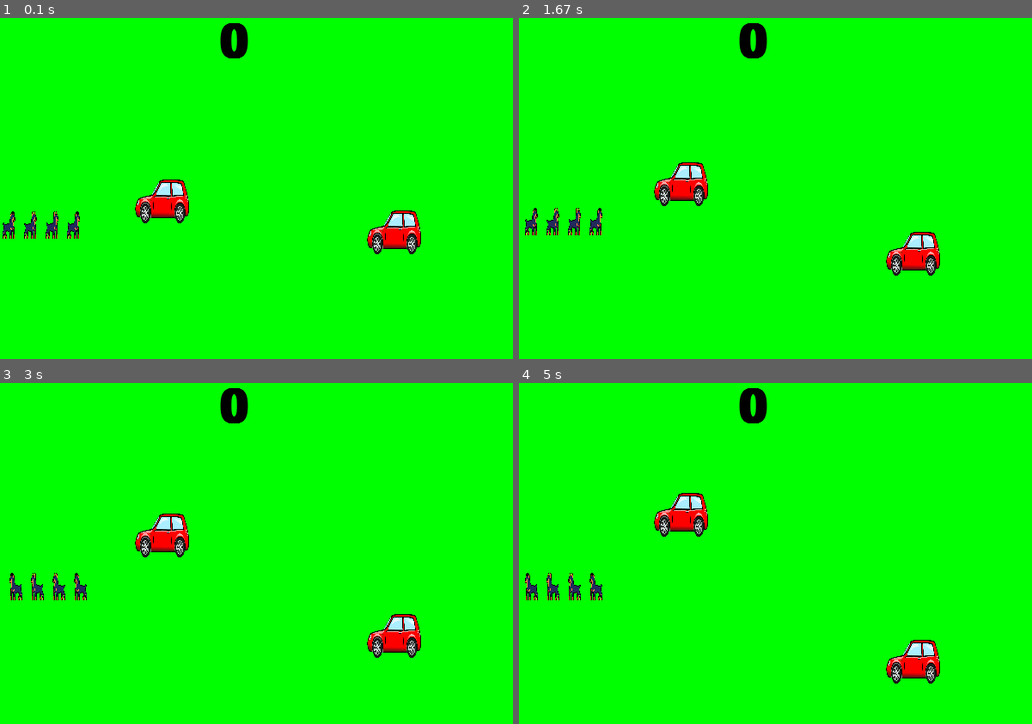
Above: before the commit, frames 1-4 (two rows, left to right).
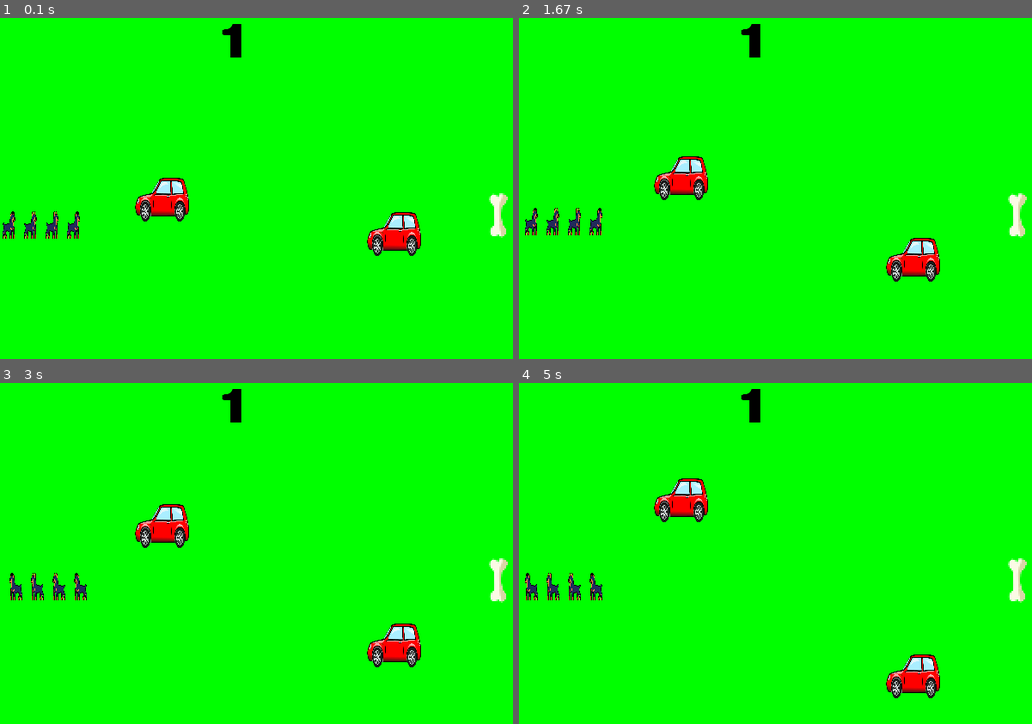
Above: after the commit, the same moments.

Repository: baby-sal/dogtective
Game: pygame game, started from Pygame_ideas/crossy_roads.py
The game is run twice, just before and just after one commit, with the same random seed, the same clock (stepped at 60 frames per second) and the same inputs.
Inputs:
- Up to frame 1 (0.1 s): no input
- Up to frame 2 (1.67 s): hold Right 0.33-0.8 s; hold Up 0.83-1.38 s; hold Right from 1.42 s (still down)
- Up to frame 3 (3 s): release Right at 2.05 s; hold Left 2.08-2.75 s; hold Down from 2.78 s (still down)
- Up to frame 4 (5 s): release Down at 3.47 s; hold Left 3.5-4.2 s; hold Up 4.23-4.93 s; hold Right from 4.97 s (still down)

The runs differ from the first frame. In frame 1, 1.8% of the frame differs, in the area x 26-99%, y 1-70%; in frame 2, 2.5%; in frame 3, 2.9%; in frame 4, 3.4%, in the area x 26-99%, y 1-93%.

Commit message:
drew and updated flag so it shows on both sides of the game screen

Diff:
--- a/Pygame_ideas/crossy_roads.py
+++ b/Pygame_ideas/crossy_roads.py
@@ -147,13 +147,17 @@
 
         if self.number == 1:
             self.image = p.image.load('../Pygame_ideas/src/Bone.png').convert_alpha()#update name once image loaded
-            self.visible = False #invisible until white flag is touched
+            self.visible = True #shows as visible
             self.x = 50
+            self.width = 100
+            self.height = 100
 
         else:
             self.image = p.image.load('../Pygame_ideas/src/Bone.png').convert_alpha()#update name once image loaded
             self.visible = True
             self.x = 580#opposite end of the screen
+            self.width = 100
+            self.height = 100
 
         self.y = HEIGHT / 2
         self.image = p.transform.scale2x(self.image)
@@ -337,9 +341,11 @@
 
         car_group.draw(win)# show the cars on the screen
         dog_group.draw(win)  # show the dogs on the screen similar to turtle
+        flag_group.draw(win)
 
         car_group.update()
         dog_group.update()
+        flag_group.update()
 
         """screen_group.update()"""
 
